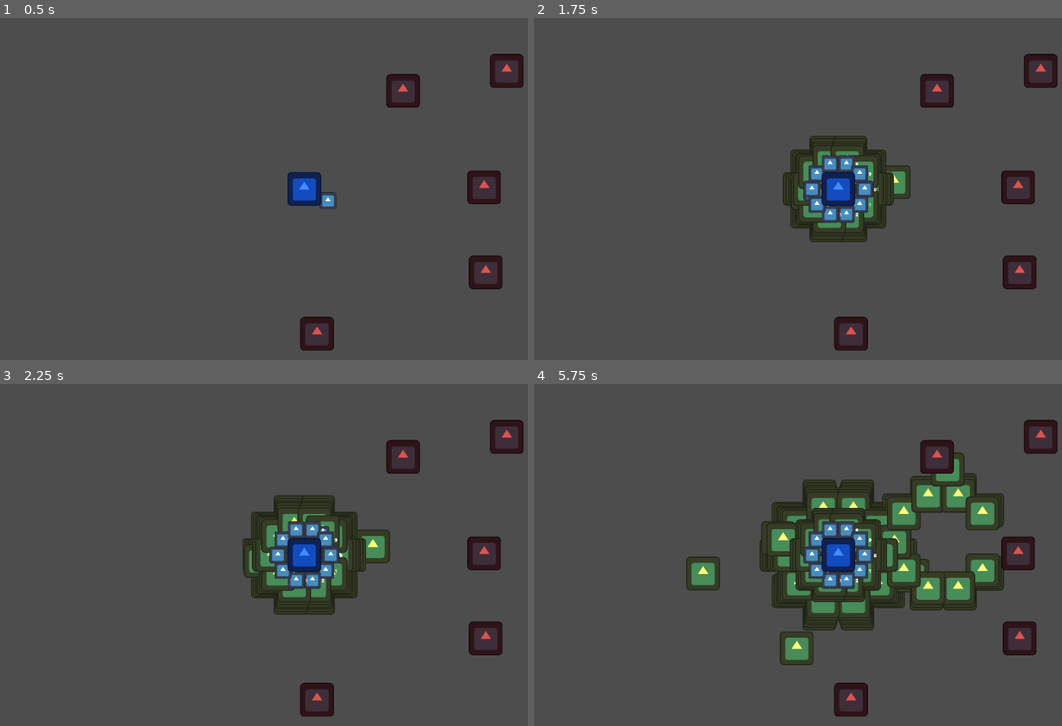
Above: before the commit, frames 1-4 (two rows, left to right).
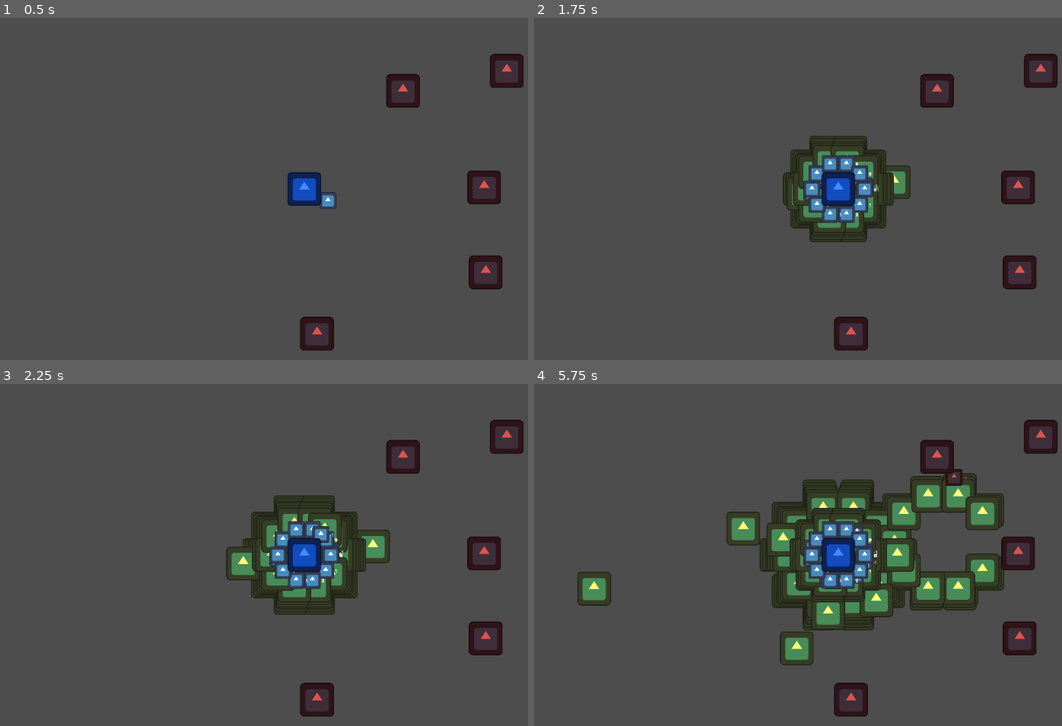
Above: after the commit, the same moments.

Repository: rodeyfeld/modular_abilities
Game: Godot game, scene res://world.tscn
Two runs of this game, one before a commit and one after it. Both use one fixed random seed, a clock stepped at 60 frames per second and the inputs below. The engine's default icon, where the game draws it, is replaced by a stand-in: a white triangle on a blue panel in a dark square.
Inputs (mouse positions are in pixels of both pictures, inside the frame that each line leads up to):
- Up to frame 1 (0.5 s): no input
- Up to frame 2 (1.75 s): tap Enter at 0.5 s; move the mouse to (972, 171) at 0.52 s; tap 1 (1) at 0.6 s; tap 2 (2) at 0.8, 1.35 s; move the mouse to (718, 206) at 1.27 s; tap 3 (3) at 1.55 s
- Up to frame 3 (2.25 s): move the mouse to (364, 479) at 2.02 s; tap 3 (3) at 2.1 s
- Up to frame 4 (5.75 s): tap 1 (1) at 2.3, 2.85, 4.55 s; move the mouse to (808, 623) at 2.77 s; tap 2 (2) at 3.05, 3.6, 5.3 s; move the mouse to (1019, 606) at 3.52 s; tap 3 (3) at 3.8, 4.35 s; move the mouse to (655, 503) at 4.27 s; move the mouse to (866, 555) at 5.02 s; tap 4 (4) at 5.1 s

Frame 1 is identical in both runs. In frame 2, less than 0.1% of the frame differs, in the area x 47-65%, y 46-57%; in frame 3, 0.6%; in frame 4, 3.3%, in the area x 8-85%, y 20-72%.

Commit message:
Refactor linear style. Rework some of spread

Diff:
--- a/ability/action/linear_projectile.gd
+++ b/ability/action/linear_projectile.gd
@@ -30,18 +30,26 @@
 		projectile.connect("projectile_hit", caster_ability.on_projectile_hit)
 		projectile.connect("projectile_timeout", caster_ability.on_projectile_timeout)
 		if firing_mode == DataDrivenAbilitySingleton.attribute_field_fire_mode_type.NOVA:
-			attach_node = caster_ability.caster.create_nova_attach_point(num, self.data.attribute_fields.attribute_field_fire_data.num_to_fire_per_execution)
+			attach_node = caster_ability.caster.create_nova_attach_point(
+				num,
+				self.data.attribute_fields.attribute_field_fire_data.num_to_fire_per_execution
+			)
 			dir = attach_node.position
 		elif firing_mode == DataDrivenAbilitySingleton.attribute_field_fire_mode_type.SPREAD:
-			attach_node = caster_ability.caster.create_spread_attach_point(num,
-			 self.data.attribute_fields.attribute_field_fire_data.num_to_fire_per_execution,
-			 self.data.attribute_fields.attribute_field_fire_data.angle_between_shots
+			attach_node = caster_ability.caster.create_spread_attach_point(
+				target_position,
+				num,
+				self.data.attribute_fields.attribute_field_fire_data.num_to_fire_per_execution,
+				self.data.attribute_fields.attribute_field_fire_data.angle_between_shots
 			)
-			pass
+			dir = attach_node.position
 		elif firing_mode == DataDrivenAbilitySingleton.attribute_field_fire_mode_type.LINEAR:
 			# Create our projectile and add it to the container for projectiles
-			attach_node = caster_ability.caster.get_node("AttachPoint/AbilityOffensiveAttachPoint")
-			dir = target_position - attach_node.global_position
+			attach_node = caster_ability.caster.create_linear_attach_point(
+				target_position
+			)
+#			dir = attach_node.global_position
+			dir = attach_node.position
 		projectile.global_position = attach_node.global_position
 
 		# Configure its direction and speed
--- a/ability/custom_abilities/chain_shot.tres
+++ b/ability/custom_abilities/chain_shot.tres
@@ -27,7 +27,7 @@
 [sub_resource type="Resource" id="Resource_a2p2p"]
 script = ExtResource("3_l1icg")
 amount = 0.0
-speed = 100.0
+speed = 200.0
 attribute_field_fire_data = SubResource("Resource_dsdsn")
 
 [sub_resource type="Resource" id="Resource_bdfix"]
@@ -99,12 +99,12 @@
 time_between_execution = 0.0
 num_execution = 1.0
 num_to_fire_per_execution = 1.0
-timeout = 3.0
+timeout = 5.0
 
 [sub_resource type="Resource" id="Resource_63iw5"]
 script = ExtResource("3_l1icg")
 amount = 0.0
-speed = 100.0
+speed = 200.0
 attribute_field_fire_data = SubResource("Resource_64i2m")
 
 [sub_resource type="Resource" id="Resource_gfw2v"]
--- a/ability/custom_abilities/spread_shot.tres
+++ b/ability/custom_abilities/spread_shot.tres
@@ -17,17 +17,17 @@
 
 [sub_resource type="Resource" id="Resource_cgh5f"]
 script = ExtResource("2_j1wii")
-attribute_field_fire_mode_type = 0
-angle_between_shots = 0.0
+attribute_field_fire_mode_type = 2
+angle_between_shots = 50.0
 time_between_execution = 1.0
 num_execution = 1.0
-num_to_fire_per_execution = 1.0
+num_to_fire_per_execution = 3.0
 timeout = 3.0
 
 [sub_resource type="Resource" id="Resource_untnd"]
 script = ExtResource("3_gb83n")
 amount = 0.0
-speed = 100.0
+speed = 200.0
 attribute_field_fire_data = SubResource("Resource_cgh5f")
 
 [sub_resource type="Resource" id="Resource_7o6k7"]
--- a/entity/actor/actor.gd
+++ b/entity/actor/actor.gd
@@ -11,8 +11,7 @@
 var health:int
 var title:String
 var nearby_targetable_units = []
-var ability_offensive_attach_point_distance:float = 100.0
-
+var DEADZONE:float = 100.0
 
 func update_health(amount, _title):
 	# Any time this function called, it will update the health and provide
@@ -38,30 +37,48 @@
 	# Remove actor if they have left the targets radius
 	nearby_targetable_units.erase(body)
 
+func create_linear_attach_point(dir):
+	var attach_point:AttachPoint = attach_point_scene.instantiate()
+	ability_attach_point.add_child(attach_point)
+	var angle = self.get_angle_to(dir)
+	print(dir)
+	attach_point.global_position.x = DEADZONE * cos(angle) + self.position.x
+	attach_point.global_position.y = DEADZONE * sin(angle) + self.position.y
+
+	return attach_point
+
 func create_nova_attach_point(num, num_required):
-	var distance = 100
 	var angle_rad = (TAU / num_required) * num
 
 	var attach_point:AttachPoint = attach_point_scene.instantiate()
 	ability_attach_point.add_child(attach_point)
 	attach_point.title_label.text = str(num)
-	attach_point.global_position.x = distance * cos(angle_rad) + self.position.x
-	attach_point.global_position.y = distance * sin(angle_rad) + self.position.y
+	attach_point.global_position.x = DEADZONE * cos(angle_rad) + self.position.x
+	attach_point.global_position.y = DEADZONE * sin(angle_rad) + self.position.y
 	return attach_point
 
-func create_spread_attach_point(num, num_required, angle_between_shots):
-	var distance = 100
-	var total_angle_difference = num_required * angle_between_shots
+func create_spread_attach_point(dir, num, num_required, angle_between_shots):
+
 	var attach_point:AttachPoint = attach_point_scene.instantiate()
-	var curr_angle = 0
-	var flip_bit = 0
-	if (num_required / num) <= 2:
-		flip_bit = 1
-	else:
-		flip_bit = -1
-	curr_angle = num * angle_between_shots * flip_bit
+	ability_attach_point.add_child(attach_point)
+	print(dir)
+	var curr_angle = rad_to_deg(self.get_angle_to(dir)) + (num * angle_between_shots)
+	print(curr_angle)
+	var angle = deg_to_rad(curr_angle)
 
-	ability_attach_point.add_child(attach_point)
-	attach_point.title_label.text = str(num)
-	attach_point.global_position.x = distance * curr_angle + self.position.x
-	attach_point.global_position.y = distance * curr_angle + self.position.y
+
+	attach_point.global_position.x = DEADZONE * cos(angle) + self.position.x
+	attach_point.global_position.y = DEADZONE * sin(angle) + self.position.y
+
+	return attach_point
+#	var middle_offset = angle_between_shots if (num_required % 2) == 0 else 0
+#	var DEADZONE = 100
+#	var total_angle_difference = num_required * angle_between_shots
+#	var attach_point:AttachPoint = attach_point_scene.instantiate()
+#	var curr_angle = 0
+#	var flip_bit = 0
+#	if (num_required / num) <= 2:
+#		flip_bit = 1
+#	else:
+#		flip_bit = -1
+#
--- a/entity/actor/player/player.gd
+++ b/entity/actor/player/player.gd
@@ -33,18 +33,9 @@
 		var data_driven_ability = data_driven_ability_script.new()
 		abilities[ability]['ability'] = data_driven_ability.parse(abilities[ability]['scene'])
 		add_child(abilities[ability]['ability'])
-#	var data_driven_ability0 = data_driven_ability_script.new()
-#	ability0 = data_driven_ability0.parse(fyreball)
-#	add_child(ability0)
-#	var data_driven_ability1 = data_driven_ability_script.new()
-#	ability1 = data_driven_ability1.parse(ice_nova)
-#	add_child(ability1)
-#	var data_driven_ability2 = data_driven_ability_script.new()
-#	ability2 = data_driven_ability2.parse(chain_shot)
-#	add_child(ability2)
+
 
 func _physics_process(_delta):
-	print(abilities)
 	for ability in abilities:
 		if Input.is_action_just_pressed(ability):
 			abilities[ability]['ability'].execute(
@@ -54,11 +45,6 @@
 				 	'target_position': get_global_mouse_position()
 				}
 			)
-#	if Input.is_action_just_pressed("test1"):
-#		ability1.execute(self, {'target_unit':self, 'target_position': get_global_mouse_position()})
-#	if Input.is_action_just_pressed("test2"):
-#		ability2.execute(self, {'target_unit':self, 'target_position': get_global_mouse_position()})
-
 
 	# Configure deadzone for mouse
 	var angle = self.get_angle_to(get_global_mouse_position())
--- a/entity/actor/thinker/thinker.gd
+++ b/entity/actor/thinker/thinker.gd
@@ -1,8 +1,6 @@
 extends Actor
 
 class_name Thinker
-
-@onready var ability_offensive_attach_point:Marker2D = $AttachPoint/AbilityOffensiveAttachPoint
 
 
 func _ready():
@@ -11,8 +9,6 @@
 	# Configure deadzone for mouse
 	var angle = self.get_angle_to(get_global_mouse_position())
 	var distance = 100
-	ability_offensive_attach_point.global_position.x = distance * cos(angle) + self.position.x
-	ability_offensive_attach_point.global_position.y = distance * sin(angle) + self.position.y
 
 func work_complete():
 	print(self.title, self, " THINKER_DONE")
